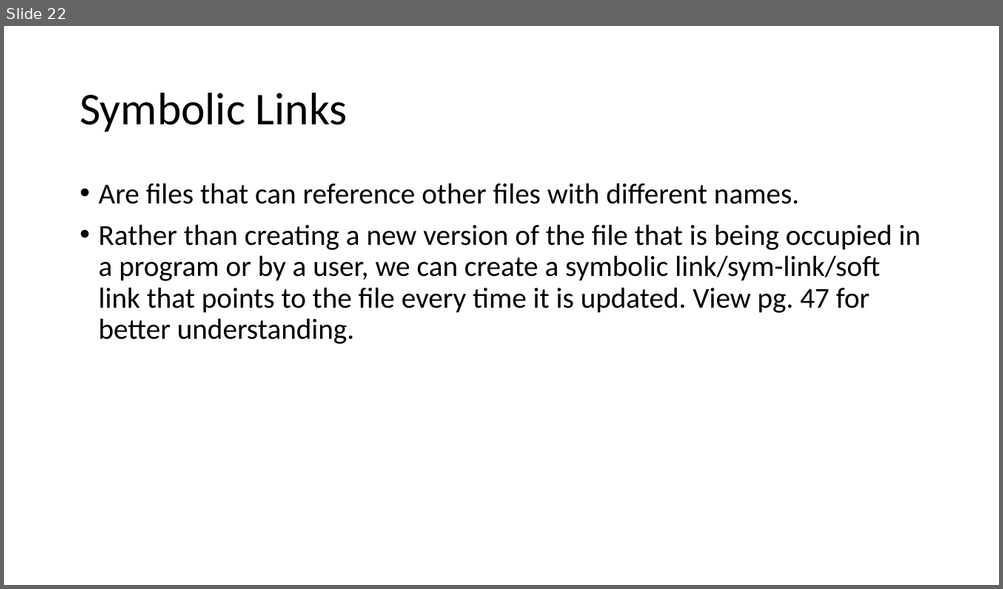
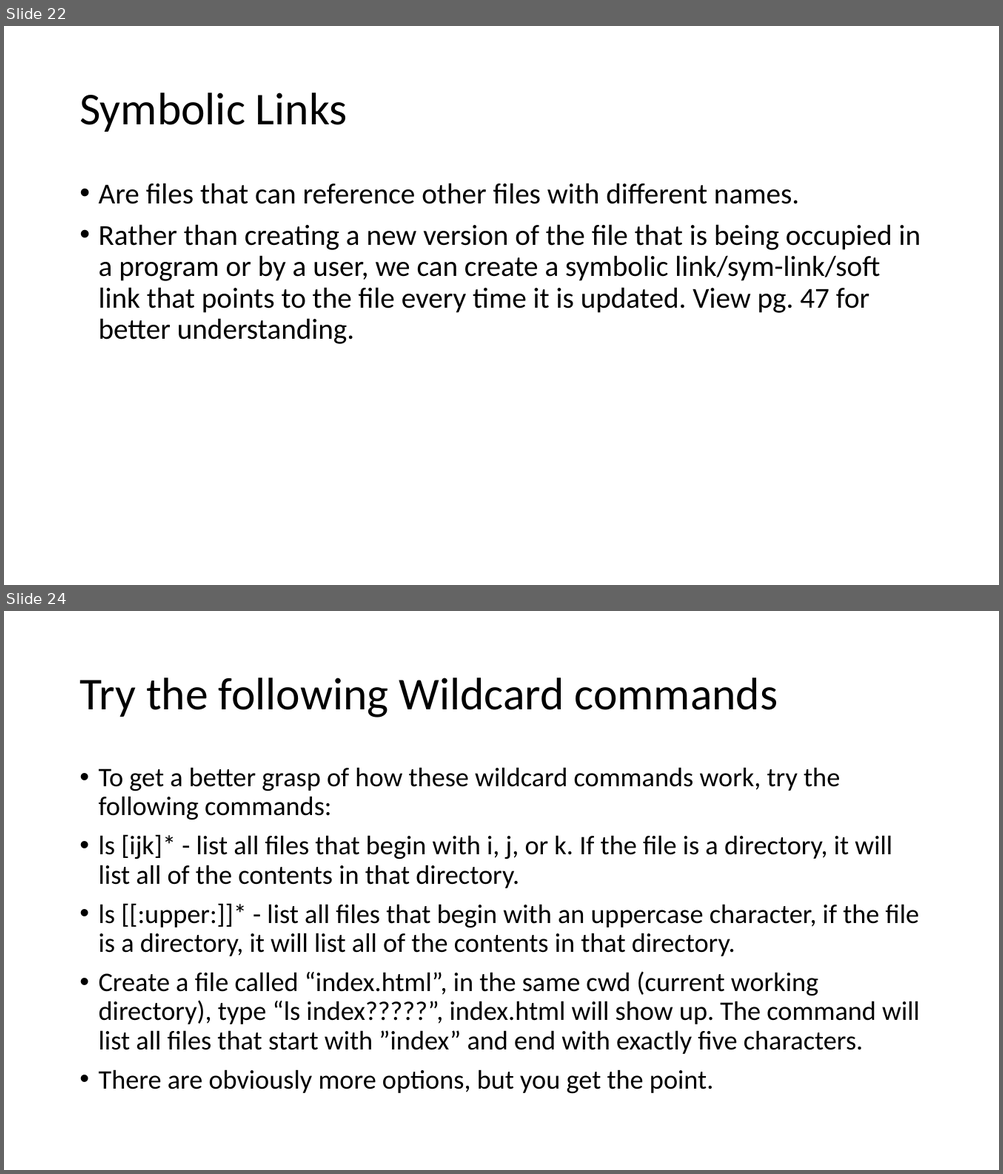
Before and after one commit to znorcross211/CSI402-Notes, a slide deck: Notes/shell-notes.pptx. Shown one above the other, each under a label of ours: slide 22 before the commit, slides 22 and 24 after it; the slides between them are not shown. The pictures are 1003x589 and 1003x1174 pixels, drawn with LibreOffice and Linux fonts; fonts in the diff are those of the drawing. Boxes give left, top, right and bottom in pixels: in the first picture for what was removed or moved away, otherwise in the second. Text is boxed around its words. In the diff, an @@ line names an element or a change of style, - is before the commit and + after.

```diff
--- a/Notes/shell-notes.pptx
+++ b/Notes/shell-notes.pptx
@@ slide 24 added at <box>4,611,999,1170</box>, background #FFFFFF @@
@@ title added at <box>79,678,778,718</box>, 44 pt, text #000000 @@
+Try the following Wildcard commands
@@ text added at <box>99,767,919,1094</box>, 25.9 pt, text #000000 @@
+• To get a better grasp of how these wildcard commands work, try the following commands:
+• ls [ijk]* - list all files that begin with i, j, or k. If the file is a directory, it will list all of the contents in that directory.
+• ls [[:upper:]]* - list all files that begin with an uppercase character, if the file is a directory, it will list all of the contents in that directory.
+• Create a file called “index.html”, in the same cwd (current working directory), type “ls index?????”, index.html will show up. The command will list all files that start with ”index” and end with exactly five characters.
+• There are obviously more options, but you get the point.
```
Also in this commit, not shown: 1 slide changed, 2 other slides added.
